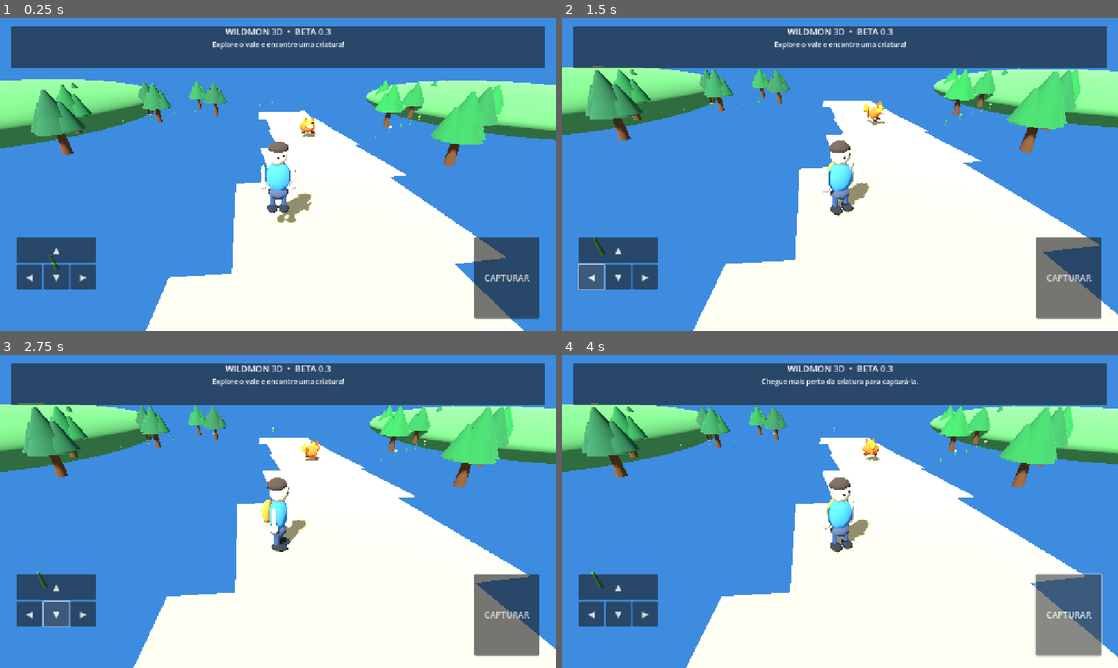
Above: before the commit, frames 1-4 (two rows, left to right).
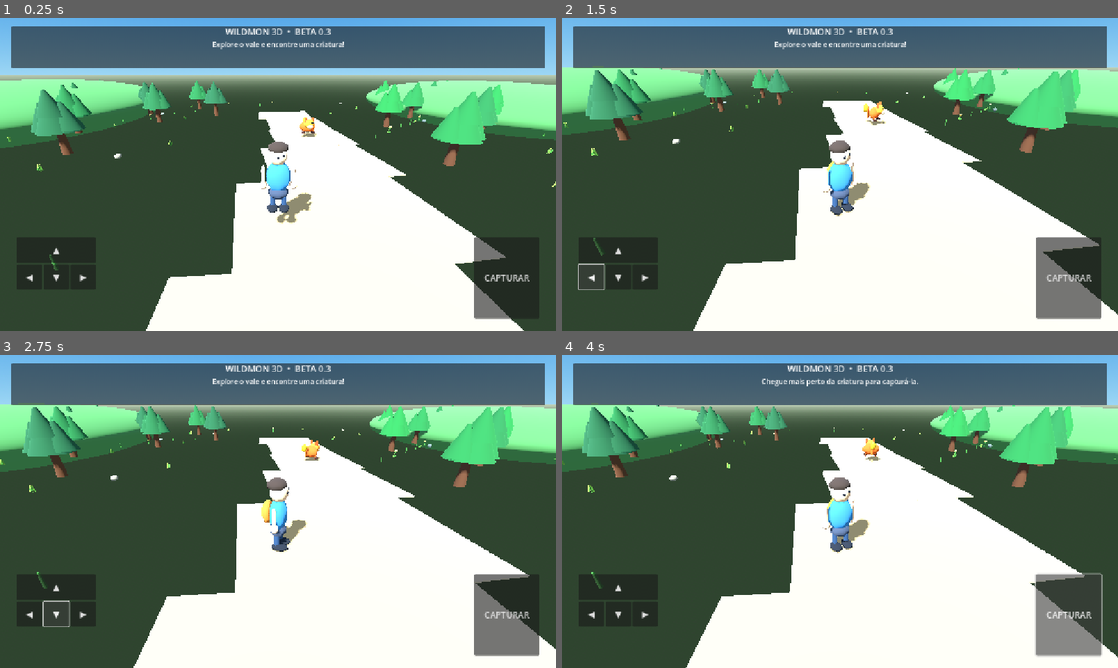
Above: after the commit, the same moments.

Repository: ealvim07-gif/wildmon-3d
Game: Godot game, scene res://scenes/main.tscn
Two runs of this game, one before a commit and one after it. Both use one fixed random seed, a clock stepped at 60 frames per second and the inputs below.
Inputs:
- Up to frame 1 (0.25 s): no input
- Up to frame 2 (1.5 s): click "▲" at 0.5 s; click "◀" at 1.25 s
- Up to frame 3 (2.75 s): click "▼" at 2 s
- Up to frame 4 (4 s): click "▶" at 2.75 s; click "CAPTURAR" at 3.5 s

The runs differ from the first frame. In frame 1, 56% of the frame differs, in the area x 0-100%, y 0-100%; in frame 2, 53%; in frame 3, 53%; in frame 4, 53%.

Commit message:
Improve Beta 0.4 world sky and environmental detail

Diff:
--- a/scripts/game.gd
+++ b/scripts/game.gd
@@ -88,8 +88,7 @@
 func _build_world() -> void:
 	var world_env := WorldEnvironment.new()
 	var env := Environment.new()
-	env.background_mode = Environment.BG_COLOR
-	env.background_color = Color(0.24, 0.55, 0.88)
+	env.background_mode = Environment.BG_SKY
 	env.background_energy_multiplier = 1.0
 	var sky := Sky.new()
 	var sky_mat := ProceduralSkyMaterial.new()
@@ -97,12 +96,14 @@
 	sky_mat.sky_horizon_color = Color(0.48, 0.72, 0.91)
 	sky_mat.ground_bottom_color = Color(0.16, 0.22, 0.16)
 	sky_mat.ground_horizon_color = Color(0.62, 0.70, 0.59)
+	sky_mat.sun_angle_max = 18.0
+	sky_mat.sun_curve = 0.12
 	sky.sky_material = sky_mat
 	env.sky = sky
 	env.ambient_light_sky_contribution = 0.0
-	env.ambient_light_source = Environment.AMBIENT_SOURCE_COLOR
+	env.ambient_light_source = Environment.AMBIENT_SOURCE_SKY
 	env.ambient_light_color = Color(0.72, 0.82, 0.91)
-	env.ambient_light_energy = 0.9
+	env.ambient_light_energy = 0.85
 	env.tonemap_mode = Environment.TONE_MAPPER_FILMIC
 	world_env.environment = env
 	add_child(world_env)
@@ -171,6 +172,46 @@
 		if abs(px) < 6.0 and pz < 10.0 and pz > -28.0:
 			continue
 		_add_plant(Vector3(px, 0, pz), i)
+
+	# Extra rocks and grass tufts add detail without external assets.
+	for i in range(28):
+		var rx := float((i * 23) % 66) - 33.0
+		var rz := float((i * 31) % 68) - 34.0
+		if abs(rx) < 9.0 and rz < 12.0 and rz > -30.0:
+			continue
+		_add_rock(Vector3(rx, 0, rz), i)
+
+	for i in range(85):
+		var gx := float((i * 11) % 70) - 35.0
+		var gz := float((i * 17) % 70) - 35.0
+		if abs(gx) < 7.0 and gz < 12.0 and gz > -30.0:
+			continue
+		_add_grass_tuft(Vector3(gx, 0, gz), i)
+
+
+func _add_rock(pos: Vector3, seed: int) -> void:
+	var rock := MeshInstance3D.new()
+	var rock_mesh := SphereMesh.new()
+	rock_mesh.radial_segments = 6
+	rock_mesh.rings = 3
+	rock.mesh = rock_mesh
+	rock.position = pos + Vector3(0, 0.18, 0)
+	var width := 0.35 + float(seed % 4) * 0.12
+	rock.scale = Vector3(width, 0.22 + float(seed % 3) * 0.08, width * 0.82)
+	rock.rotation_degrees = Vector3(float(seed * 13 % 25), float(seed * 37 % 360), float(seed * 7 % 18))
+	rock.material_override = _mat([Color(0.39, 0.42, 0.39), Color(0.48, 0.46, 0.40), Color(0.32, 0.36, 0.34)][seed % 3])
+	add_child(rock)
+
+func _add_grass_tuft(pos: Vector3, seed: int) -> void:
+	for blade in range(3):
+		var grass := MeshInstance3D.new()
+		var grass_mesh := BoxMesh.new()
+		grass_mesh.size = Vector3(0.055, 0.28 + float((seed + blade) % 3) * 0.06, 0.045)
+		grass.mesh = grass_mesh
+		grass.position = pos + Vector3((float(blade) - 1.0) * 0.09, grass_mesh.size.y * 0.5, 0.0)
+		grass.rotation_degrees = Vector3(0, float(blade) * 60.0 + float(seed % 30), float(blade - 1) * 18.0)
+		grass.material_override = _mat([Color(0.22, 0.42, 0.16), Color(0.32, 0.50, 0.19), Color(0.42, 0.53, 0.22)][(seed + blade) % 3])
+		add_child(grass)
 
 func _add_tree(pos: Vector3) -> void:
 	var trunk := MeshInstance3D.new()
